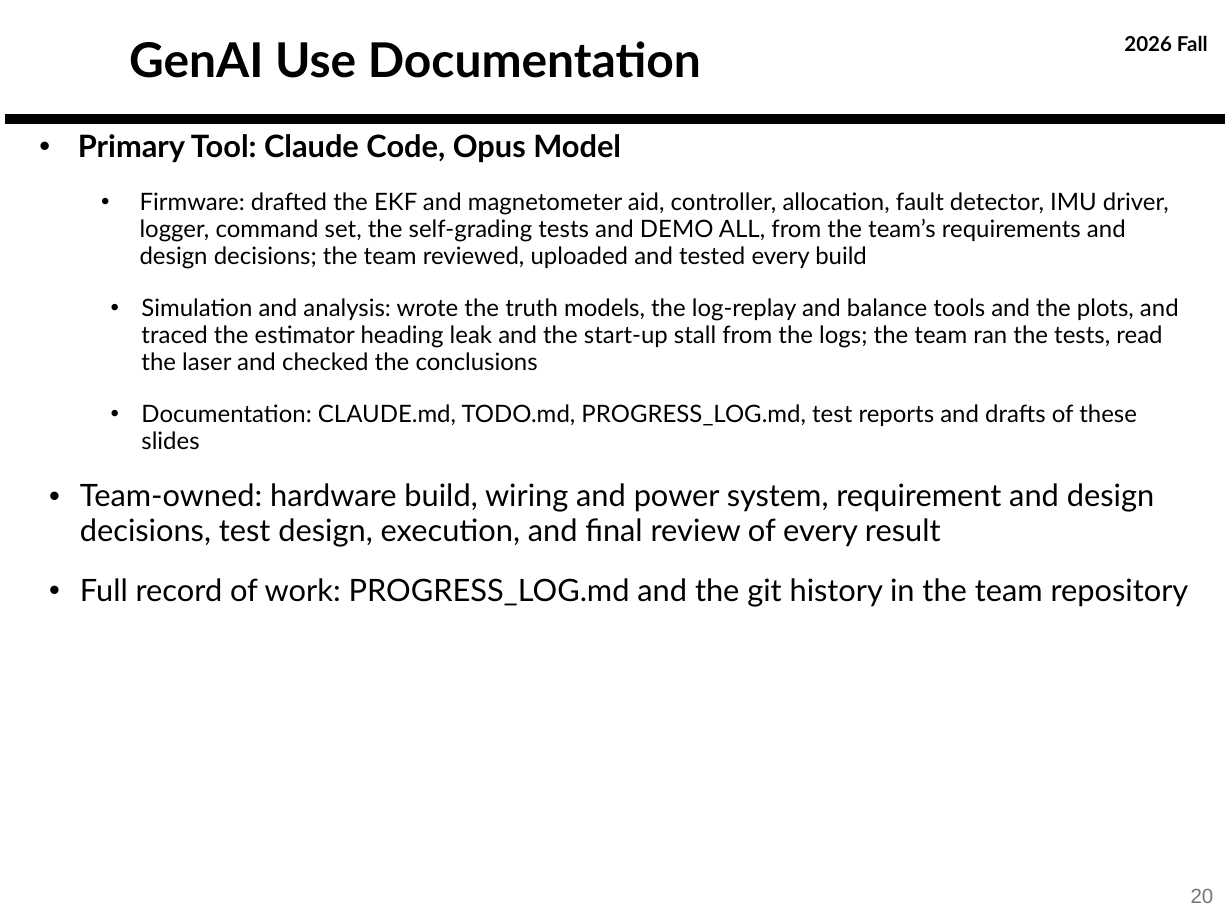
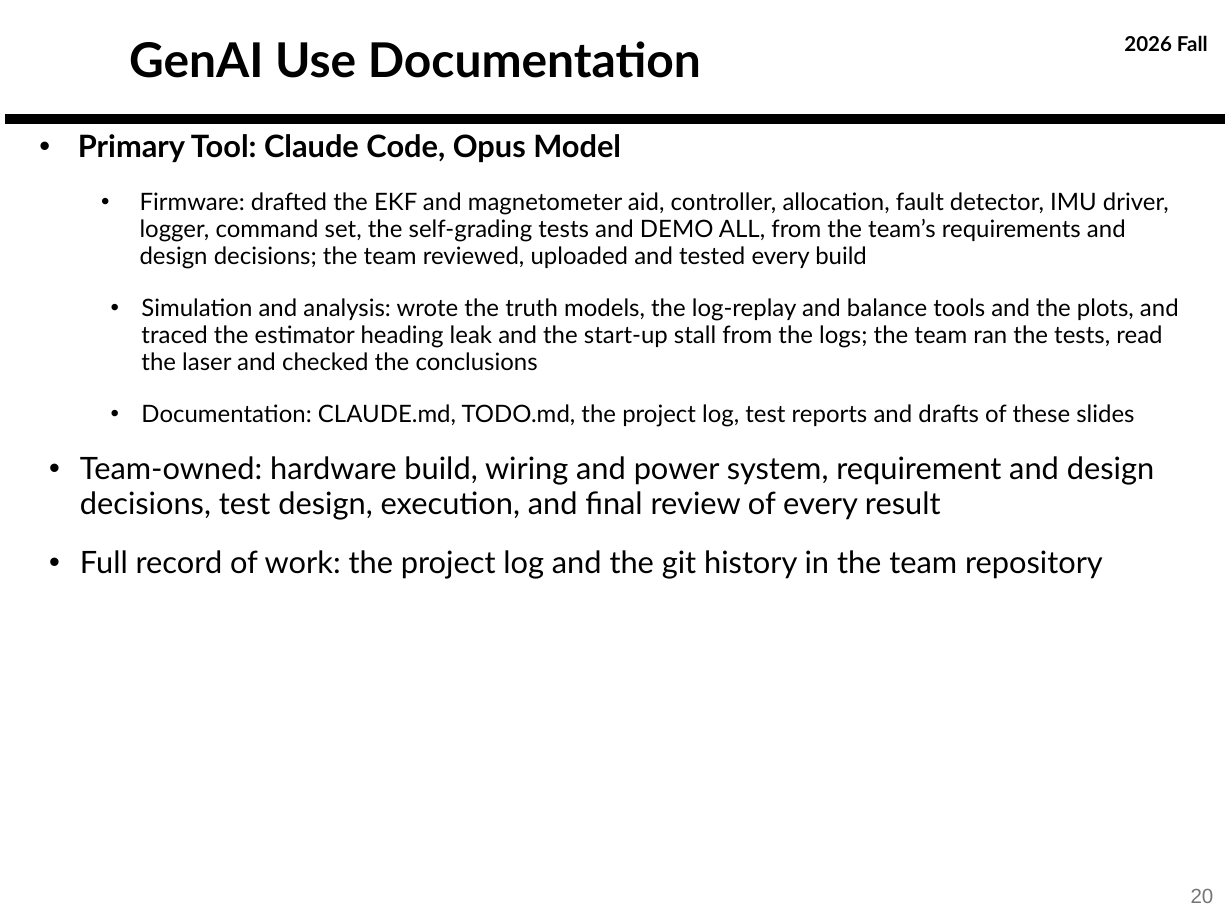
Before and after one commit to derek-weissinger-usafa/Astro-331-Lab-8, a slide deck: slide 20 of Reports/Astro 331 Lab 8_2_3 Body Final Pres.pptx. Drawn at 1232x924 pixels with LibreOffice and Linux fonts; fonts in the diff are those of the drawing; background and template pictures are left out. Boxes give left, top, right and bottom in pixels: in the first picture for what was removed or moved away, otherwise in the second. Text is boxed around its words. In the diff, an @@ line names an element or a change of style, - is before the commit and + after.

```diff
--- a/Reports/Astro 331 Lab 8_2_3 Body Final Pres.pptx
+++ b/Reports/Astro 331 Lab 8_2_3 Body Final Pres.pptx
@@ text at [141, 404, 1134, 427]: text changed @@
-  • Documentation: CLAUDE.md, TODO.md, PROGRESS_LOG.md, test reports and drafts of these slides
+  • Documentation: CLAUDE.md, TODO.md, the project log, test reports and drafts of these slides
@@ text at [80, 550, 1103, 579]: text changed @@
-• Full record of work: PROGRESS_LOG.md and the git history in the team repository
+• Full record of work: the project log and the git history in the team repository
```
Also in this commit, not shown: 14 other slides changed, 3 other files.
